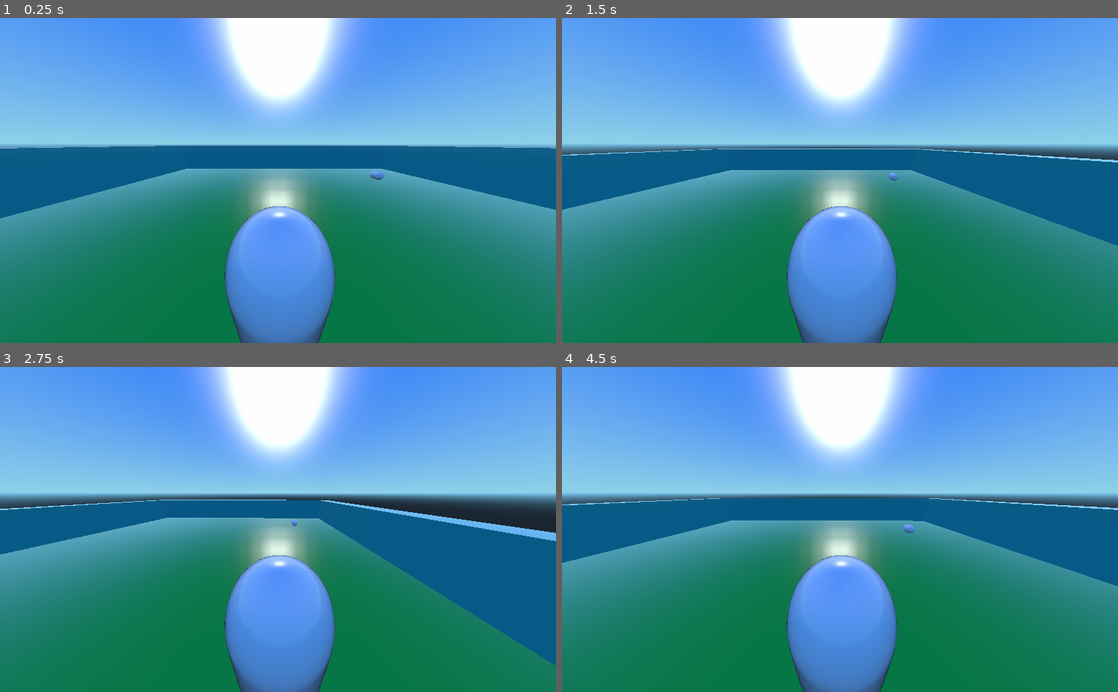
Above: before the commit, frames 1-4 (two rows, left to right).
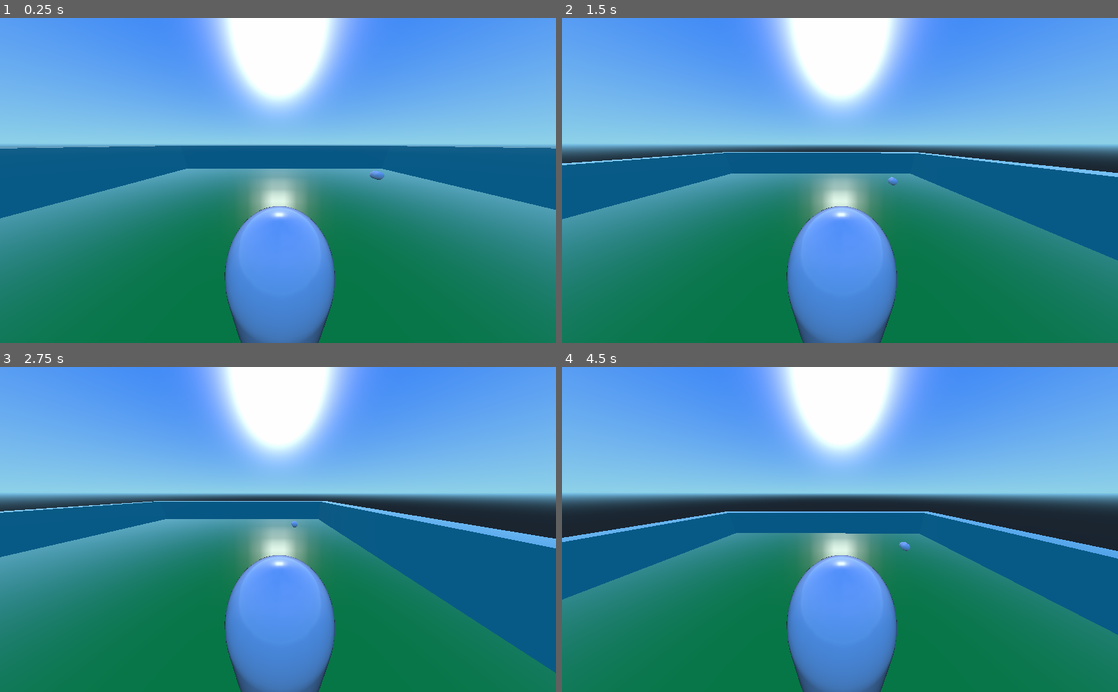
Above: after the commit, the same moments.

Repository: gorRgolem/wildjam_10-2018
Game: Godot game, scene res://Main.tscn
Same seed, same stepped clock (60 frames per second), same inputs: the game is played once before the commit and once after it.
Inputs:
- Up to frame 1 (0.25 s): no input
- Up to frame 2 (1.5 s): tap Enter at 0.5 s; hold Right (ui_right) 0.53-1.28 s; hold Space 0.53-1.28 s; hold Down (ui_down) from 1.28 s (still down); tap Space at 1.35 s
- Up to frame 3 (2.75 s): tap Space at 1.52, 1.82 s; release Down (ui_down) at 2.03 s; hold Right (ui_right) from 2.03 s (still down); hold Space from 2.03 s (still down)
- Up to frame 4 (4.5 s): release Right (ui_right) at 2.78 s; release Space at 2.78 s; hold Up (ui_up) 2.78-3.53 s; tap Space at 2.85, 3.02, 3.32, 4.35 s; hold Space 3.53-4.28 s; hold Left (ui_left) from 3.53 s (still down)

The runs differ from the first frame. In frame 2, 4.4% of the frame differs, in the area x 0-100%, y 40-75%; in frame 3, 2.2%; in frame 4, 15%, in the area x 0-100%, y 40-83%.

Commit message:
#3 Update player jump
So that the player jumps fast and falls slowly

Diff:
--- a/Player.gd
+++ b/Player.gd
@@ -24,9 +24,9 @@
 	direction = direction * speed * delta
 
 	if velocity.y > 0:
-		gravity = -20
+		gravity = -30
 	else:
-		gravity = -30
+		gravity = -5
 
 	velocity.y += gravity * delta
 	velocity.x = direction.x
@@ -35,4 +35,4 @@
 	velocity = move_and_slide(velocity, Vector3(0, 1, 0))
 
 	if is_on_floor() and Input.is_key_pressed(KEY_SPACE):
-		velocity.y = 5.5
+		velocity.y = 10
